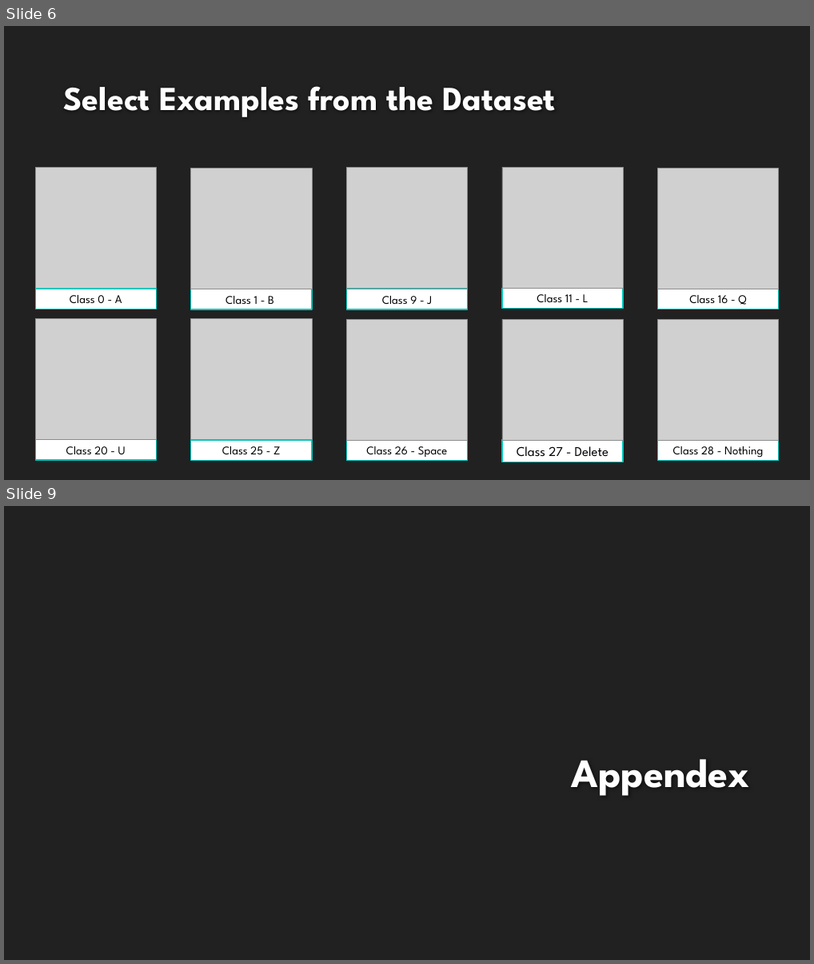
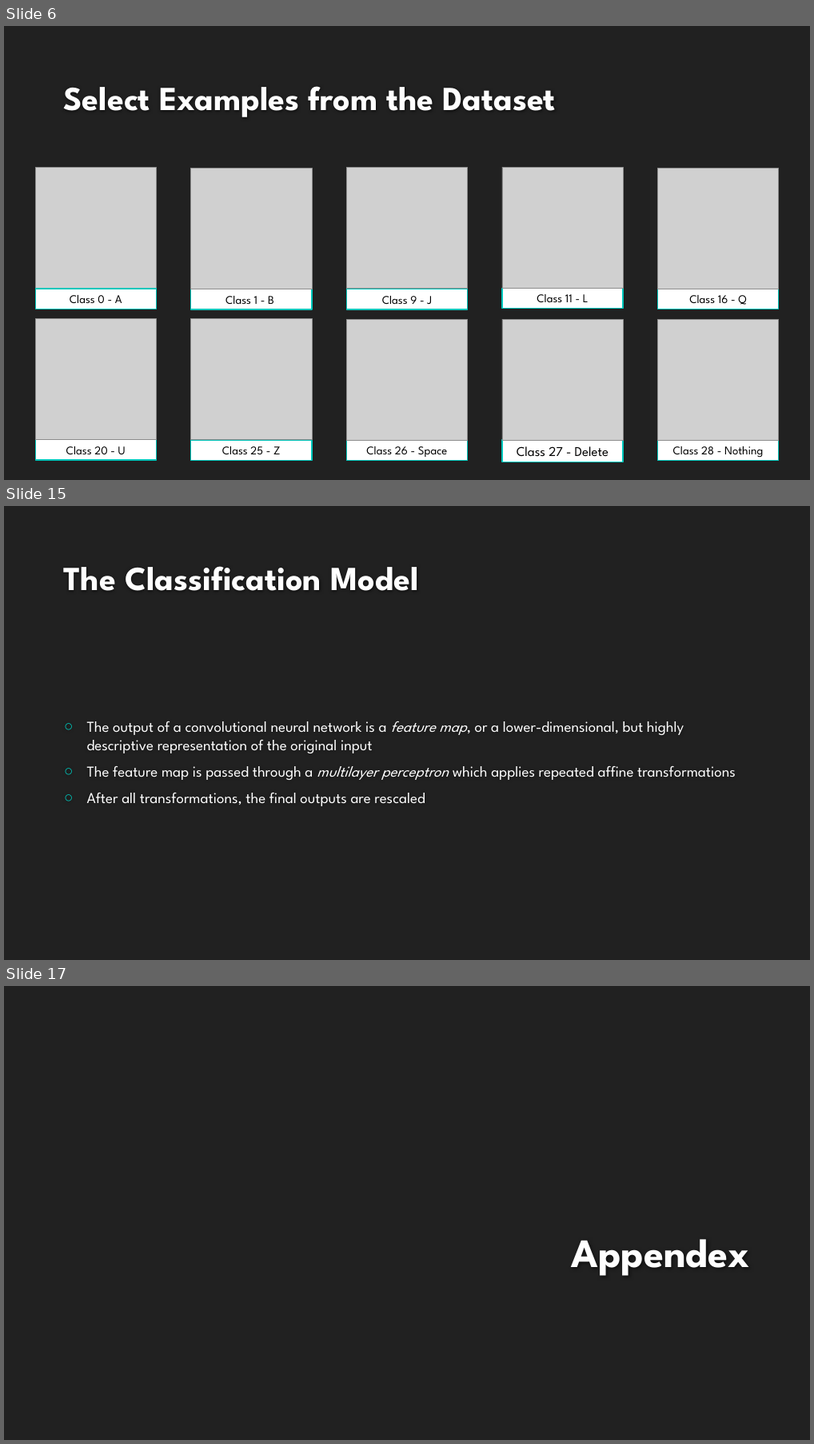
Before and after one commit to landonbuell/Buell-Masters-Project, a slide deck: milestones/BUELL_ENGR6970_Milestone04.pptx. Shown one above the other, each under a label of ours: slides 6 and 9 before the commit, slides 6, 15 and 17 after it; the slides between them are not shown. The pictures are 814x964 and 814x1444 pixels, drawn with LibreOffice and Linux fonts; fonts in the diff are those of the drawing; grey boxes stand for pictures; background and template pictures are left out. Boxes give left, top, right and bottom in pixels: in the first picture for what was removed or moved away, otherwise in the second. Text is boxed around its words. In the diff, an @@ line names an element or a change of style, - is before the commit and + after.

Commit message:
begun section on classification model

```diff
--- a/milestones/BUELL_ENGR6970_Milestone04.pptx
+++ b/milestones/BUELL_ENGR6970_Milestone04.pptx
@@ slide 15 added at (x1=4, y1=506, x2=810, y2=960), background #212121 @@
@@ title added at (x1=64, y1=566, x2=419, y2=591), 40 pt, text #FEFEFE, bold @@
+The Classification Model
@@ text added at (x1=87, y1=721, x2=736, y2=806), 18 pt, text #FFFFFF @@
+○ The output of a convolutional neural network is a feature map, or a lower-dimensional, but highly descriptive representation of the original input
+○ The feature map is passed through a multilayer perceptron which applies repeated affine transformations
+○ After all transformations, the final outputs are rescaled
@@ what was slide 9 is now slide 17 @@
```
Also in this commit, not shown: 4 slides changed, 9 other slides added, 1 slide removed.
